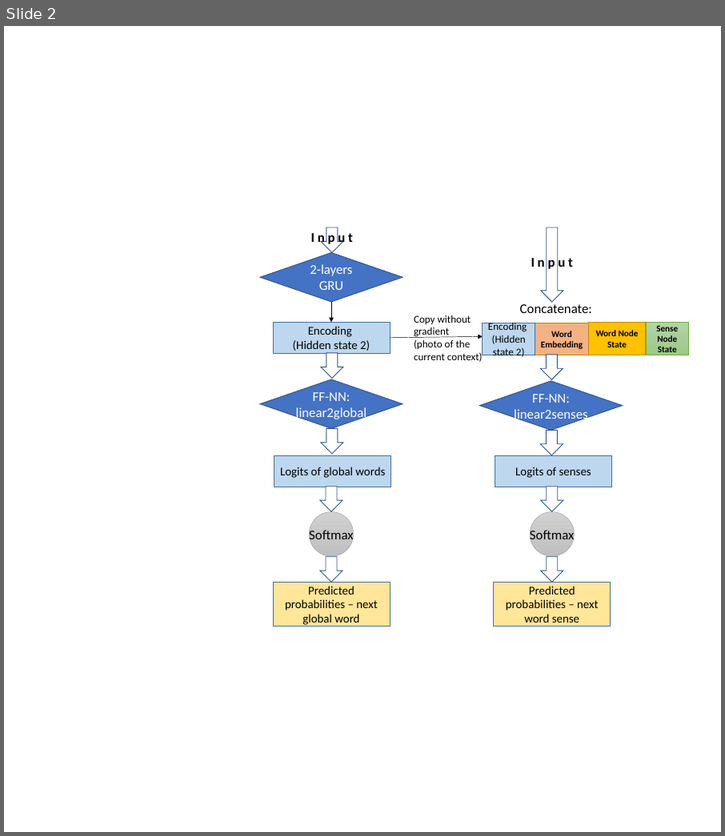
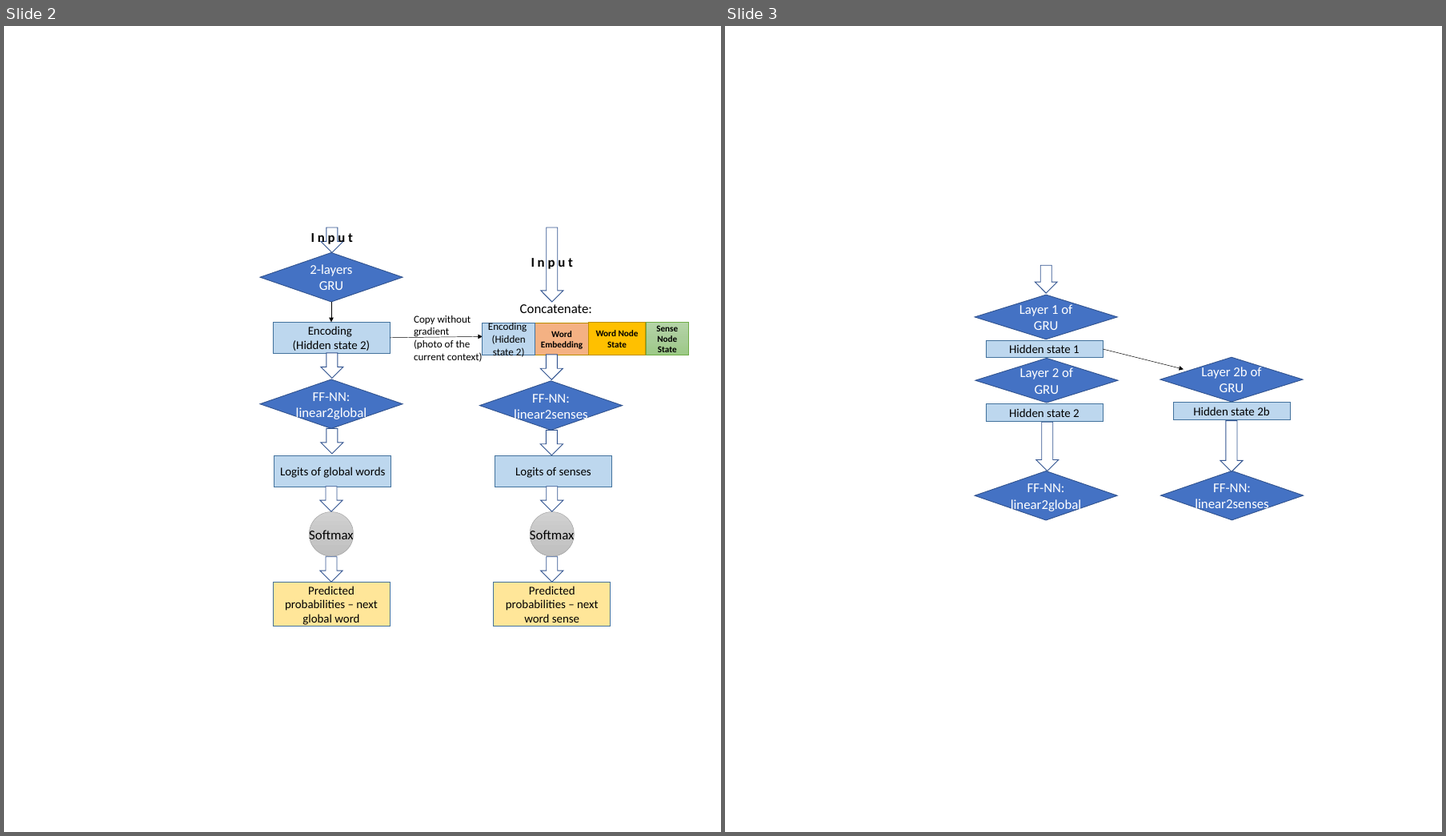
Before and after one commit to AndreaLK3/Multi-sense-LM, a slide deck: Media/SenseArchitecture.pptx. Shown side by side, each under a label of ours: slide 2 before the commit, slides 2 and 3 after it. The pictures are 725x836 and 1446x836 pixels, drawn with LibreOffice and Linux fonts; fonts in the diff are those of the drawing. Boxes give left, top, right and bottom in pixels: in the first picture for what was removed or moved away, otherwise in the second. Text is boxed around its words. In the diff, an @@ line names an element or a change of style, - is before the commit and + after.

Commit message:
=Checkpoint, before trying self-attention architecture for senses
Former-commit-id: e3df48e876804c51e4d97ae33fa0e77d1ae35d19 [formerly 2e0c3b48c8c1d640b41fc67e4a5b1cc8827bef60]
Former-commit-id: bbdb2185027337932964f33ac87c238d9a1f5301
Former-commit-id: 68776d7d0cc7fa443b55391970405393d65a7f2a

```diff
--- a/Media/SenseArchitecture.pptx
+++ b/Media/SenseArchitecture.pptx
@@ slide 3 added at <box>725,26,1442,832</box>, background #FFFFFF @@
@@ down arrow added at <box>1035,265,1057,293</box>, fill #FFFFFF, outline #325491 1 pt @@
@@ diamond added at <box>975,295,1117,340</box>, fill #4472C4, outline #325491 1 pt, 18 pt, text #FFFFFF @@
+Layer 1 of GRU
@@ diamond added at <box>975,358,1118,403</box>, fill #4472C4, outline #325491 1 pt, 18 pt, text #FFFFFF @@
+Layer 2 of GRU
@@ rectangle added at <box>986,340,1103,358</box>, fill #BDD7EE, outline #43739E 1 pt, 16 pt, text #000000 @@
+Hidden state 1
@@ arrow added from (1103, 349) to (1183, 370), #000000 0.5 pt @@
@@ diamond added at <box>1160,358,1303,403</box>, fill #4472C4, outline #325491 1 pt, 18 pt, text #FFFFFF @@
+Layer 2b of GRU
@@ rectangle added at <box>986,404,1103,422</box>, fill #BDD7EE, outline #43739E 1 pt, 16 pt, text #000000 @@
+Hidden state 2
@@ rectangle added at <box>1173,403,1290,420</box>, fill #BDD7EE, outline #43739E 1 pt, 16 pt, text #000000 @@
+Hidden state 2b
@@ down arrow added at <box>1036,422,1059,472</box>, fill #FFFFFF, outline #325491 1 pt @@
@@ down arrow added at <box>1220,420,1243,472</box>, fill #FFFFFF, outline #325491 1 pt @@
@@ diamond added at <box>975,472,1117,520</box>, fill #4472C4, outline #325491 1 pt, 18 pt, text #FFFFFF @@
+FF-NN:
+linear2global
@@ diamond added at <box>1160,472,1303,520</box>, fill #4472C4, outline #325491 1 pt, 18 pt, text #FFFFFF @@
+FF-NN:
+linear2senses
```
Also in this commit, not shown: 1 slide changed, 8 other files.
